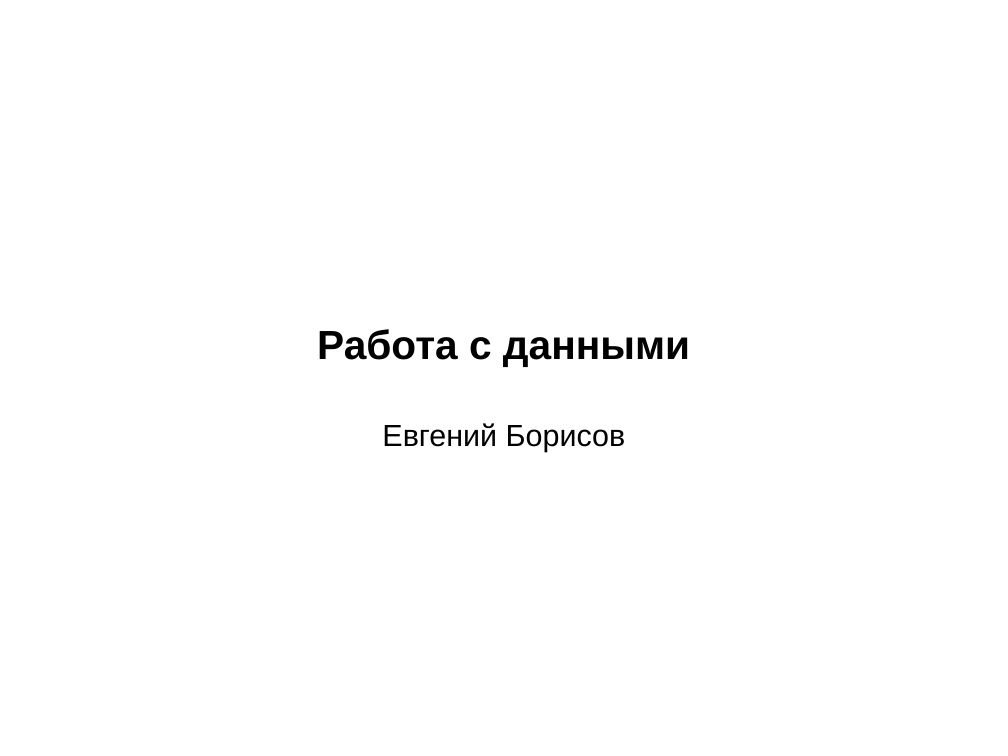
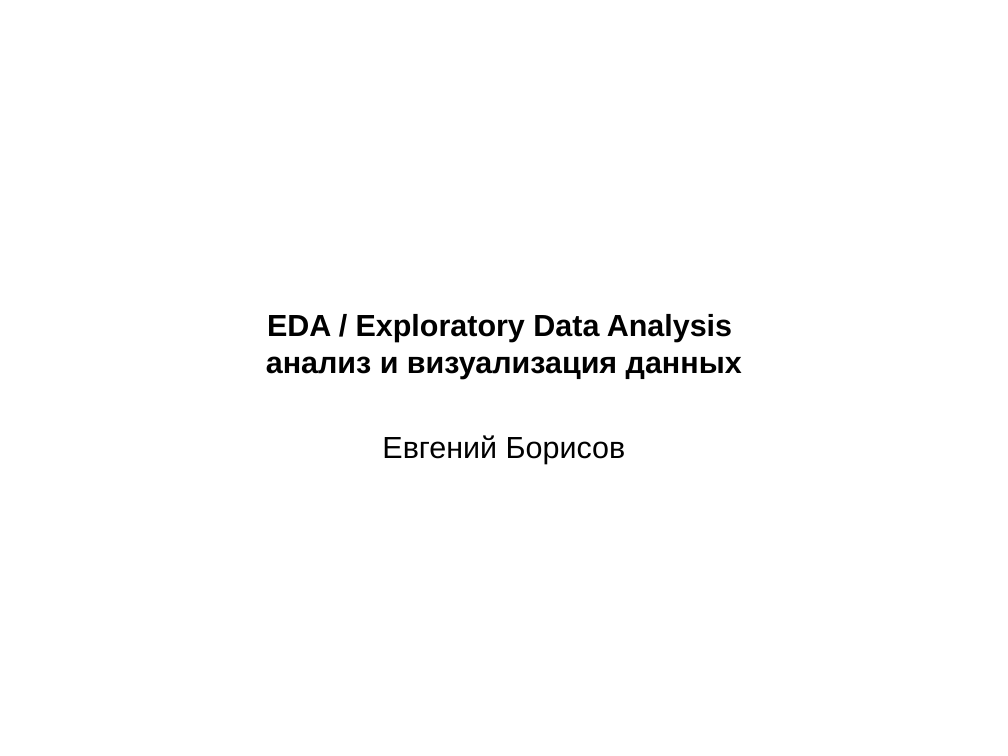
Before and after one commit to mechanoid5/ml_lectorium_2026_I, a slide deck: slide 1 of 04-data-proc.odp. Drawn at 1008x756 pixels with LibreOffice and Linux fonts; fonts in the diff are those of the drawing; background and template pictures are left out. Boxes give left, top, right and bottom in pixels: in the first picture for what was removed or moved away, otherwise in the second. Text is boxed around its words. In the diff, an @@ line names an element or a change of style, - is before the commit and + after.

```diff
--- a/04-data-proc.odp
+++ b/04-data-proc.odp
@@ subtitle at <box>266,314,742,379</box>: text changed; size 32 to 24 pt @@
-Работа с данными
+EDA / Exploratory Data Analysis
+анализ и визуализация данных
```
Also in this commit, not shown: 14 other slides changed, 12 slides added, 7 slides removed.
